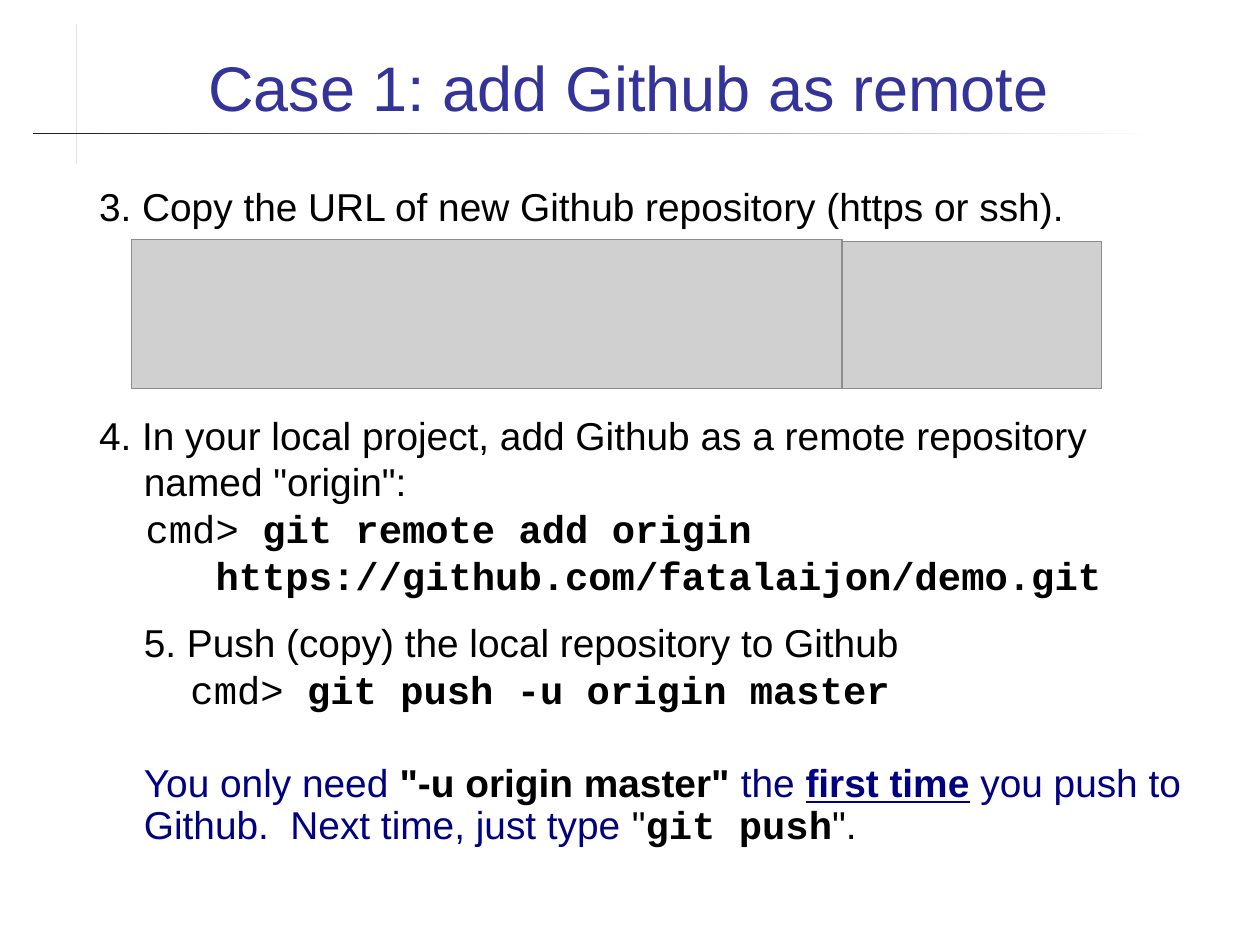
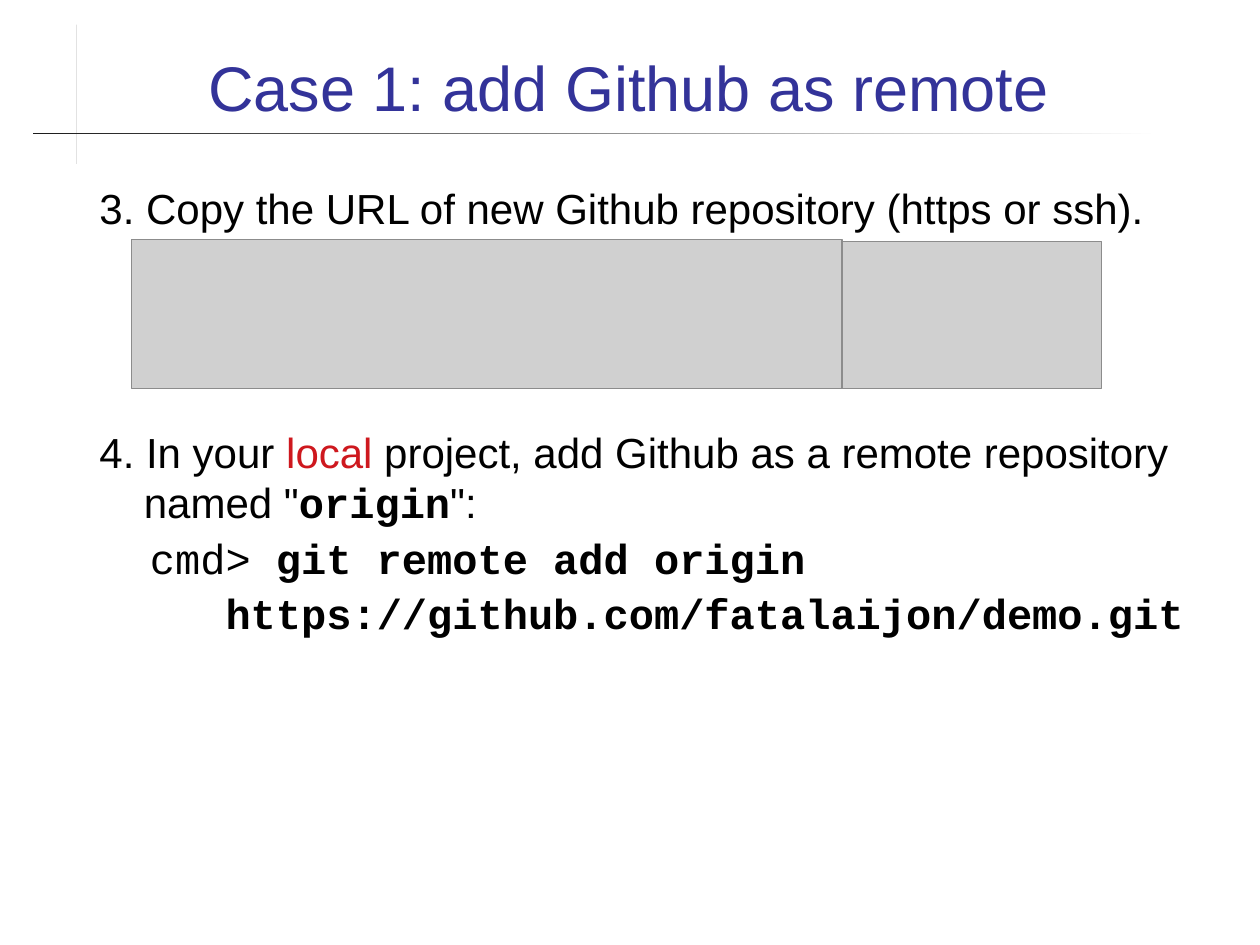
Before and after one commit to cpske/ISP, a slide deck: slide 7 of git/Using-Github.ppt. Drawn at 1260x945 pixels with LibreOffice and Linux fonts; fonts in the diff are those of the drawing; grey boxes stand for pictures. Boxes give left, top, right and bottom in pixels: in the first picture for what was removed or moved away, otherwise in the second. Text is boxed around its words. In the diff, an @@ line names an element or a change of style, - is before the commit and + after.

```diff
--- a/git/Using-Github.ppt
+++ b/git/Using-Github.ppt
@@ text "3. Copy the URL of ..." at box(99, 193, 1184, 638): size 22.2 to 24 pt; font Arial to Courier New, bold on in ""origin":"; text colour #000000 to #CE181E in "local"; indent changed; line spacing 0.9 to 1 @@
@@ text at box(144, 629, 1181, 847): paragraphs removed @@
-5. Push (copy) the local repository to Github
-cmd> git push -u origin master
-You only need "-u origin master" the first time you push to Github. Next time, just type "git push".
```
Also in this commit, not shown: 12 other slides changed, 5 slides added, 1 slide removed, 5 other files.
